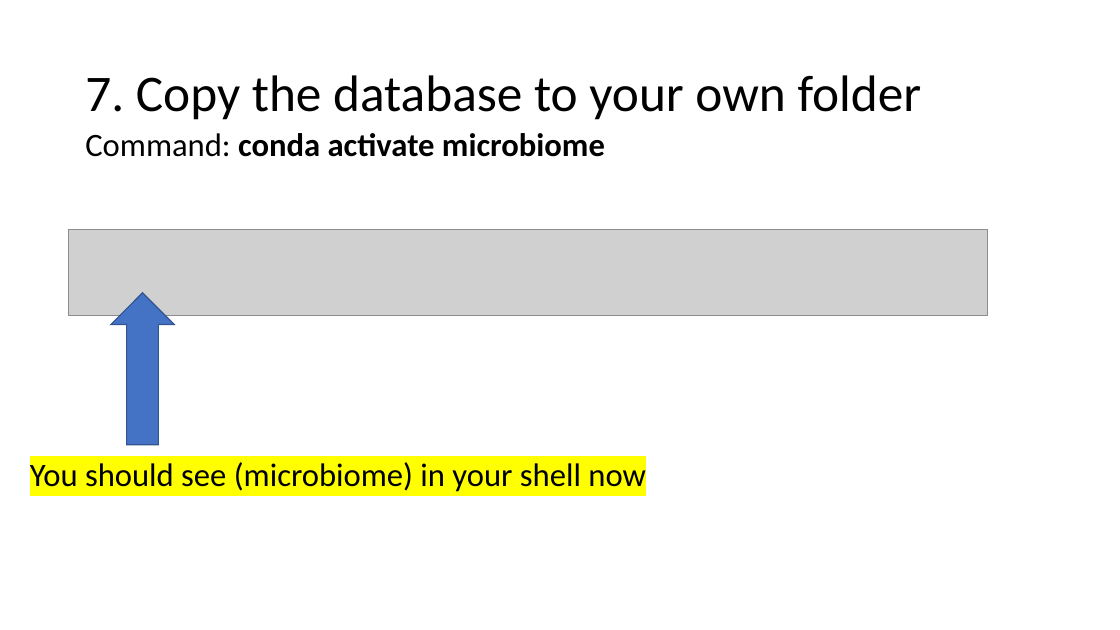
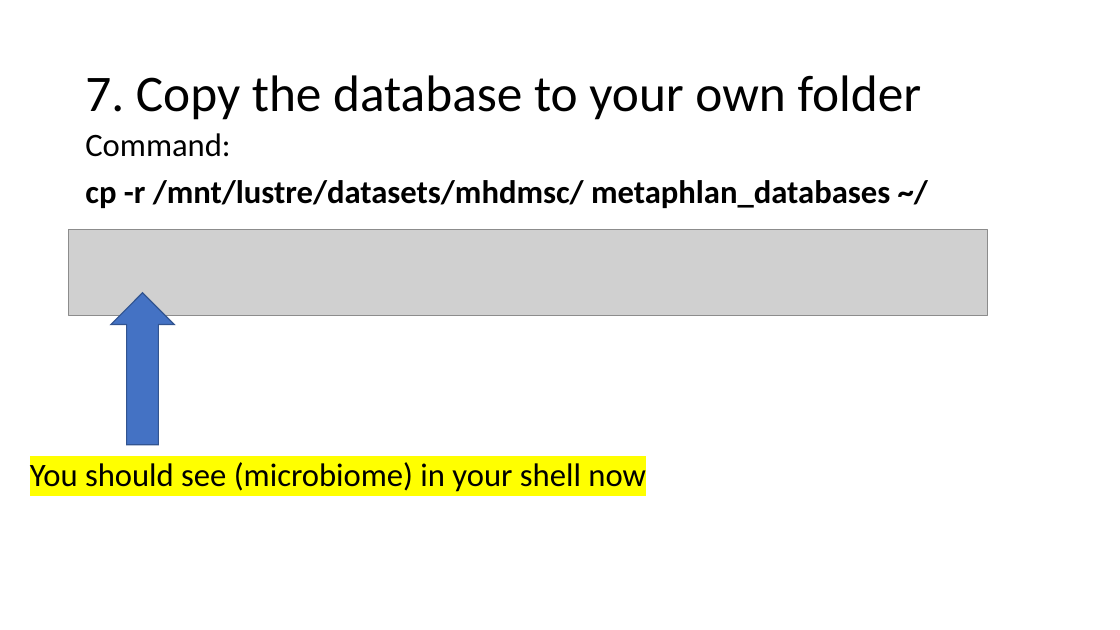
Before and after one commit to muharif/MicrobiomeKCL2020, a slide deck: slide 9 of MicrobiomeWS/Microbiome_Install.pptx. Drawn at 1120x630 pixels with LibreOffice and Linux fonts; fonts in the diff are those of the drawing; grey boxes stand for pictures. Boxes give left, top, right and bottom in pixels: in the first picture for what was removed or moved away, otherwise in the second. Text is boxed around its words. In the diff, an @@ line names an element or a change of style, - is before the commit and + after.

```diff
--- a/MicrobiomeWS/Microbiome_Install.pptx
+++ b/MicrobiomeWS/Microbiome_Install.pptx
@@ text at box(85, 133, 890, 208): text changed @@
-Command: conda activate microbiome
+Command:
+cp -r /mnt/lustre/datasets/mhdmsc/ metaphlan_databases ~/
```
Also in this commit, not shown: 1 other file.
